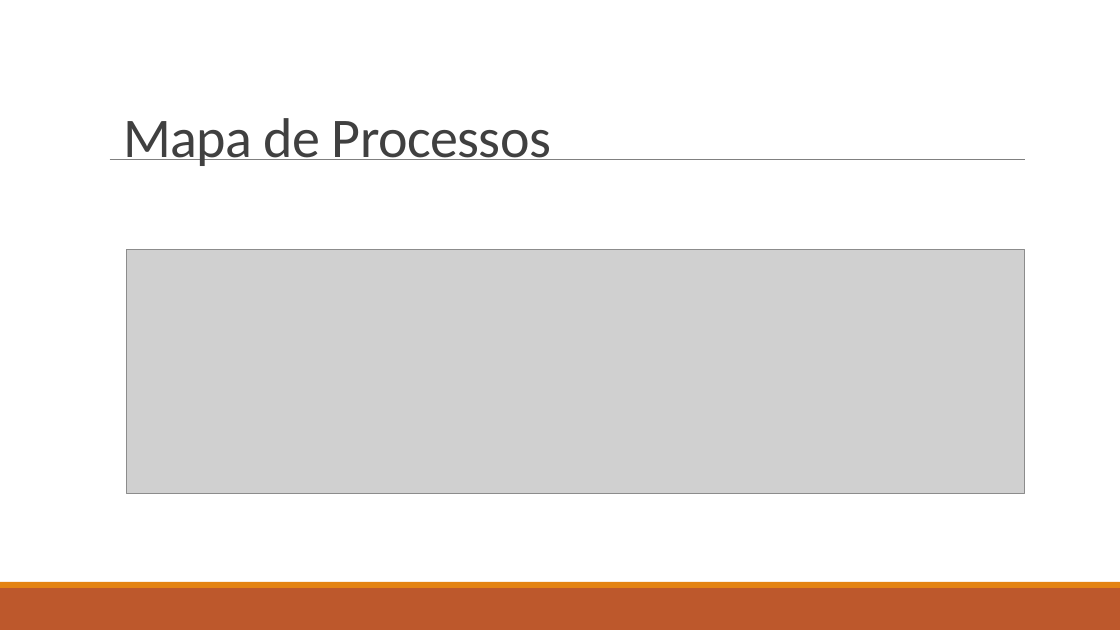
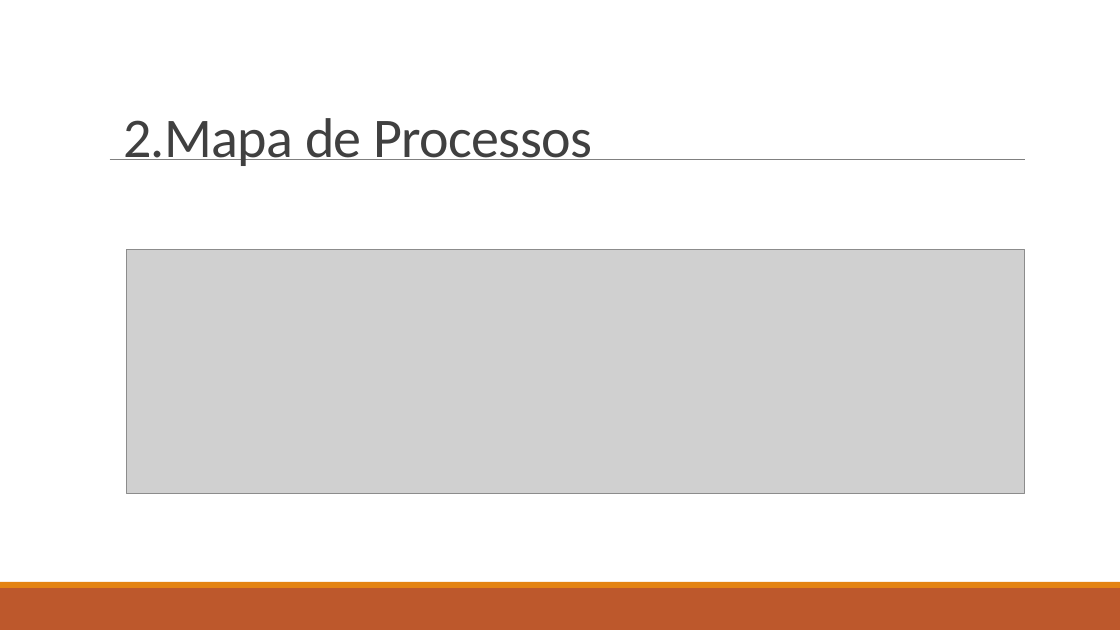
Before and after one commit to ruhansanabria/Puc_Lean2016, a slide deck: slide 11 of Apresentações/TRE DMAIC - Analyze.pptx (slide 8 before the commit). Drawn at 1120x630 pixels with LibreOffice and Linux fonts; fonts in the diff are those of the drawing; grey boxes stand for pictures. Boxes give left, top, right and bottom in pixels: in the first picture for what was removed or moved away, otherwise in the second. Text is boxed around its words. In the diff, an @@ line names an element or a change of style, - is before the commit and + after.

```diff
--- a/Apresentações/TRE DMAIC - Analyze.pptx
+++ b/Apresentações/TRE DMAIC - Analyze.pptx
@@ text at [123,118,592,166]: text changed @@
-Mapa de Processos
+2.Mapa de Processos
```
Also in this commit, not shown: 6 other slides changed, 3 slides added.
